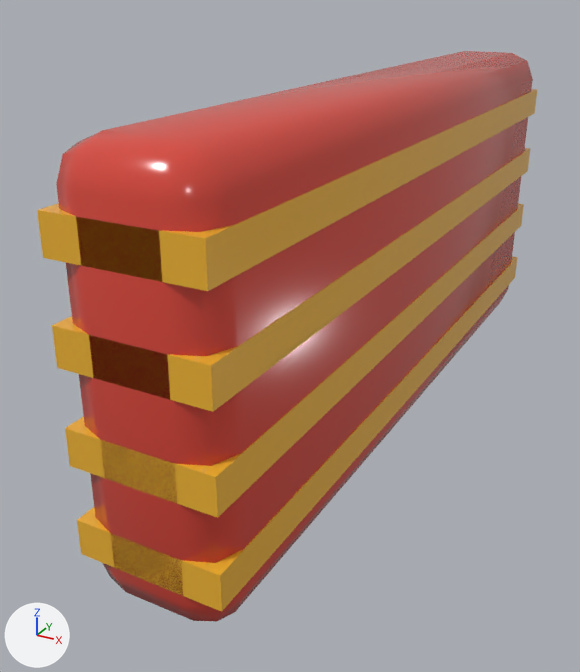
An edit to the FBX model Assets/Resources/Models/prop_bumper.fbx, drawn before and after from the same camera.
The view is the same before and after, from a 50 mm lens placed at (0.399, -0.954, 0.556), pointed at (-0.075, -0.092, 0.125). The axes (+X, +Y, +Z) are drawn at lower left. The lights are the same throughout. The picture after the commit comes second. Where no turn or scale is listed for an object, it has been applied to the vertices.

The first picture shows 'prop_bumper'.
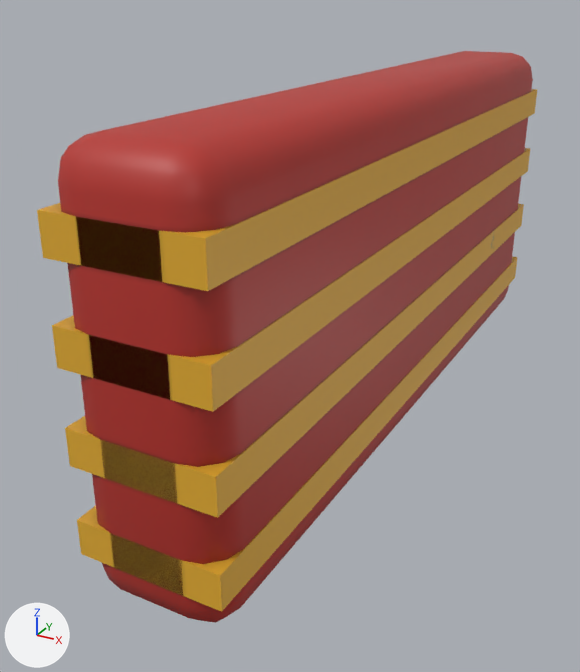
Location of each change, [x1, y1, x2, y2] in pixels of the pictures (580 x 672 px):
'prop_bumper', reshaped
    before: [37, 51, 537, 622]
    after: [37, 51, 537, 623]
part 1 of me_prop_bumper, built on
    before: [56, 53, 532, 622]
    after: [58, 53, 533, 623]
part 2 of me_prop_bumper, recoloured
    both: [73, 51, 533, 605]
part 3 of me_prop_bumper, recoloured
    both: [39, 89, 537, 612]

Patch to the scene script:
```diff
--- a/Assets/Resources/Models/prop_bumper.fbx.py
+++ b/Assets/Resources/Models/prop_bumper.fbx.py
@@ img_prop_bumper_n_png @@
+img_prop_bumper_n_png = load_image('prop_bumper_n.png', '../Textures/Baked/prop_bumper_n.png', 512, 512, 'Non-Color')
@@ img_prop_bumper_png @@
+img_prop_bumper_png = load_image('prop_bumper.png', '../Textures/Baked/prop_bumper.png', 512, 512, 'sRGB')
@@ mat_bake_prop_bumper @@
+mat_bake_prop_bumper = bpy.data.materials.new('bake_prop_bumper')
+# uses the picture img_prop_bumper_n_png
+# uses the picture img_prop_bumper_png
@@ me_prop_bumper @@
 # used by ob_prop_bumper; location = (0.0, 0.0, 0.0)
-me_prop_bumper.from_pydata(...)  # 88 vertices, 78 faces; spans x -0.081..0.081, y -0.5..0.5, z 0.0..0.45
+me_prop_bumper.from_pydata(...)  # 128 vertices, 122 faces; spans x -0.081..0.081, y -0.5..0.5, z 0.0..0.45
+# me_prop_bumper part 1
+# 32 vertices are removed from x -0.068..0.068, y -0.488..0.488, z 0.012..0.438
+# 48 faces are deleted
+# 48 vertices are added at x -0.075..0.075, y -0.495..0.495, z 0.005..0.445
+# 8 new vertices lie (0.08, 0.0, 0.0) away from vertices in x -0.04, y -0.495..0.495, z 0.005..0.445
+# 8 new vertices lie (0.0, 0.92, 0.0) away from vertices in x -0.075..0.075, y -0.46, z 0.005..0.445
+# 8 new vertices lie (0.0, 0.0, 0.37) away from vertices in x -0.075..0.075, y -0.495..0.495, z 0.04
+# 92 new faces join them
+# me_prop_bumper part 2: 6 faces spanning x -0.08..0.08, y -0.5..0.5, z 0.0..0.45 switch from mat_shiny_d9483b (red #d9483b) to mat_bake_prop_bumper
+# me_prop_bumper part 3: 24 faces spanning x -0.081..0.081, y -0.5..0.5, z 0.05..0.39 switch from mat_shiny_f2b632 (orange #f2b632) to mat_bake_prop_bumper
```
